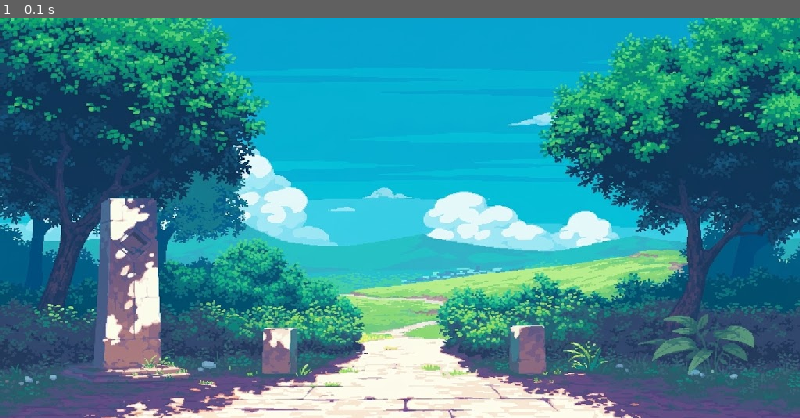
Above: before the commit, frame 1.
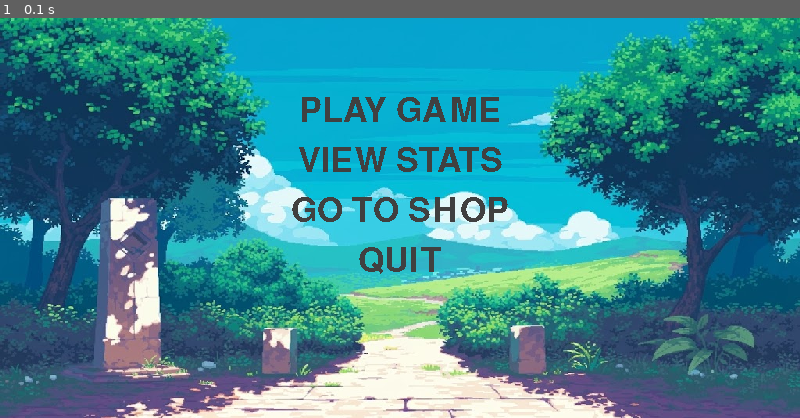
Above: after the commit, the same moment.

Repository: PBS-THE-NOOB/PyGame-First_Project
Game: pygame game, started from main.py
Two runs of this game, one before a commit and one after it. Both use one fixed random seed, a clock stepped at 60 frames per second and the inputs below.
Inputs:
- Up to frame 1 (0.1 s): no input

The runs differ from the first frame. In frame 1, 2.3% of the frame differs, in the area x 36-64%, y 19-64%.

Commit message:
Add interactive main menu with mouse click handling and quit functionality

Diff:
--- a/main.py
+++ b/main.py
@@ -13,6 +13,7 @@
         if event.type == pygame.QUIT:
             pygame.quit()
             exit()
+        menu.event_handeling(event)
     menu.draw(screen)
     pygame.display.update()
     clock.tick(60)
--- a/mainmenu.py
+++ b/mainmenu.py
@@ -1,12 +1,36 @@
 import pygame
+from sys import exit
 
 class MainMenu():
 
     def __init__(self):
         self.background = pygame.transform.scale((pygame.image.load('Background/MainMenu_Background.png')),(800,400))
-
+        self.text_font=pygame.font.Font(None,50)
+        self.menu_terms=self.get_text()
     def draw(self,screen):
         screen.blit(self.background,(0,0))
+        for surf , rect in self.menu_terms:
+            screen.blit(surf,rect)
+
+    def get_text(self):
+        self.menu=["PLAY GAME", "VIEW STATS", "GO TO SHOP", "QUIT"]
+        self.menu_items=[]
+        for i, j in enumerate(self.menu):
+            surf=self.text_font.render(j,0,(64,64,64))
+            rect=surf.get_rect(midbottom=(400,50*(i+1)+60))
+            self.menu_items.append((surf,rect))
+        return self.menu_items
 
     def event_handeling(self,event):
-        pass
+        if event.type==pygame.MOUSEBUTTONDOWN and event.button == 1:
+                for i,(surf,rect) in enumerate(self.menu_terms):
+                    if rect.collidepoint(event.pos):
+                        if i == 0:
+                            pass
+                        elif i == 1:
+                            pass
+                        elif i == 2:
+                            pass
+                        elif i == 3:
+                            pygame.quit()
+                            exit()
